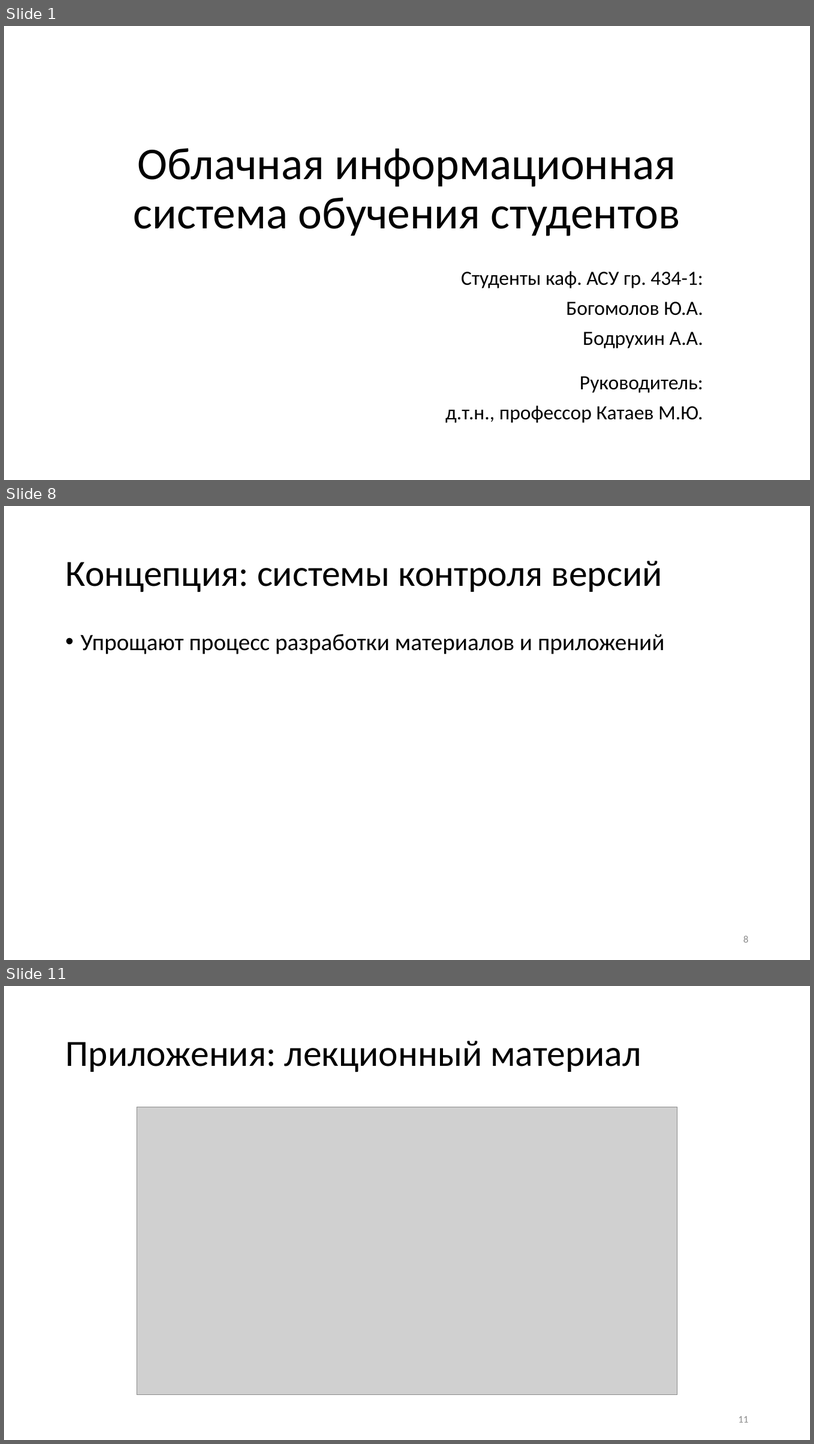
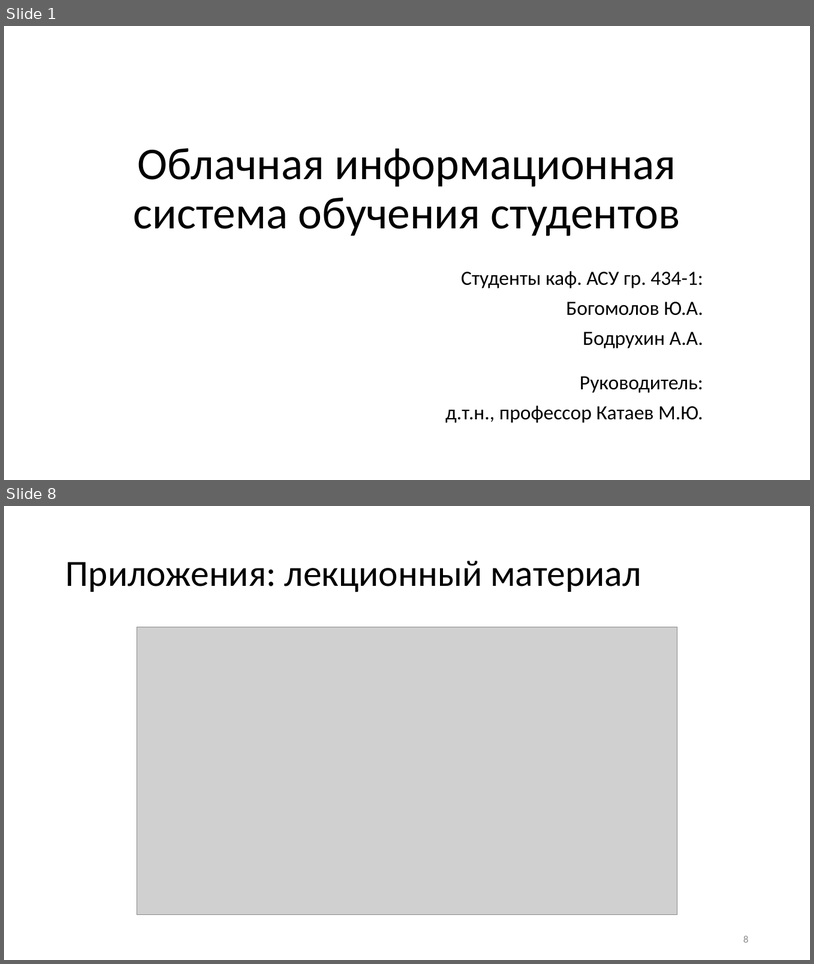
Before and after one commit to KerkDovan/GPO, a slide deck: Конференции/Международная научно-практическая конференция -Электронные средства и системы управления-/Выступление/Презентация.pptx. Shown one above the other, each under a label of ours: slides 1, 8 and 11 before the commit, slides 1 and 8 after it; the slides between them are not shown. The pictures are 814x1444 and 814x964 pixels, drawn with LibreOffice and Linux fonts; fonts in the diff are those of the drawing; grey boxes stand for pictures. Boxes give left, top, right and bottom in pixels: in the first picture for what was removed or moved away, otherwise in the second. Text is boxed around its words. In the diff, an @@ line names an element or a change of style, - is before the commit and + after.

```diff
--- a/Конференции/Международная научно-практическая конференция -Электронные средства и системы управления-/Выступление/Презентация.pptx
+++ b/Конференции/Международная научно-практическая конференция -Электронные средства и системы управления-/Выступление/Презентация.pptx
@@ slide 8 removed at box(4, 506, 810, 960), background #FFFFFF @@
@@ title removed at box(65, 561, 663, 592) @@
-Концепция: системы контроля версий
@@ text removed at box(81, 634, 665, 654) @@
-• Упрощают процесс разработки материалов и приложений
@@ page number removed at box(744, 935, 749, 942) @@
-8
@@ what was slide 11 is now slide 8 @@
@@ page number at box(744, 935, 749, 942): text changed @@
-11
+8
```
Also in this commit, not shown: 7 slides changed, 2 other slides removed, 3 other files.
